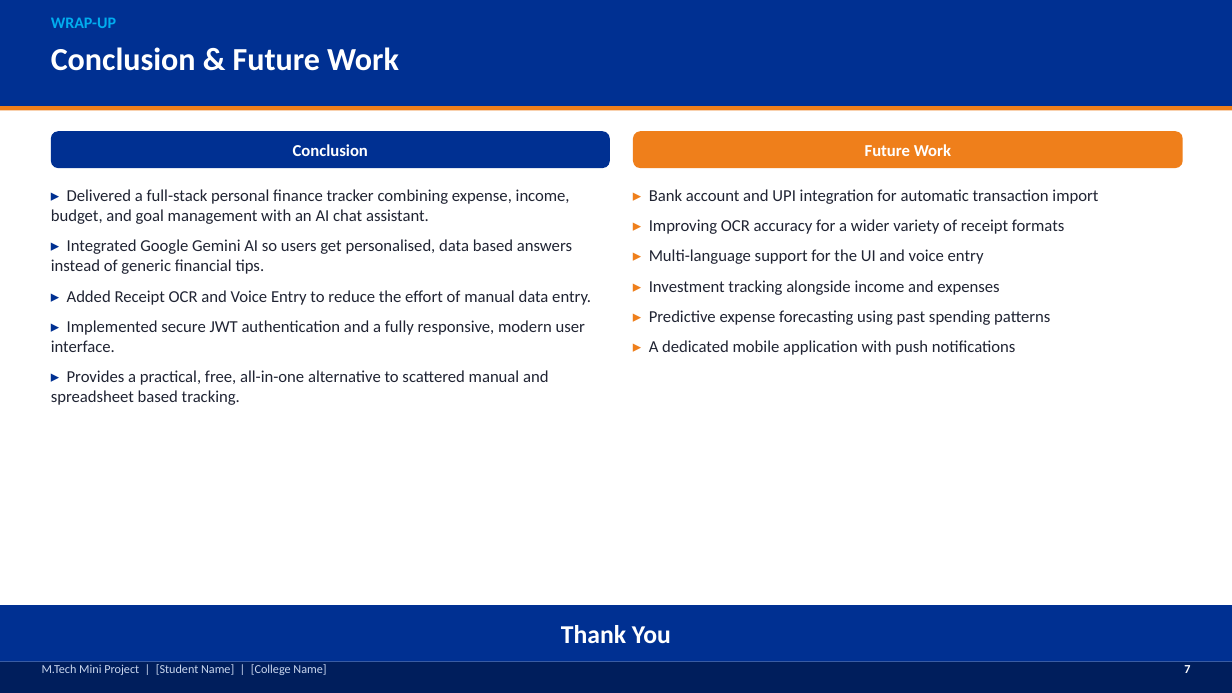
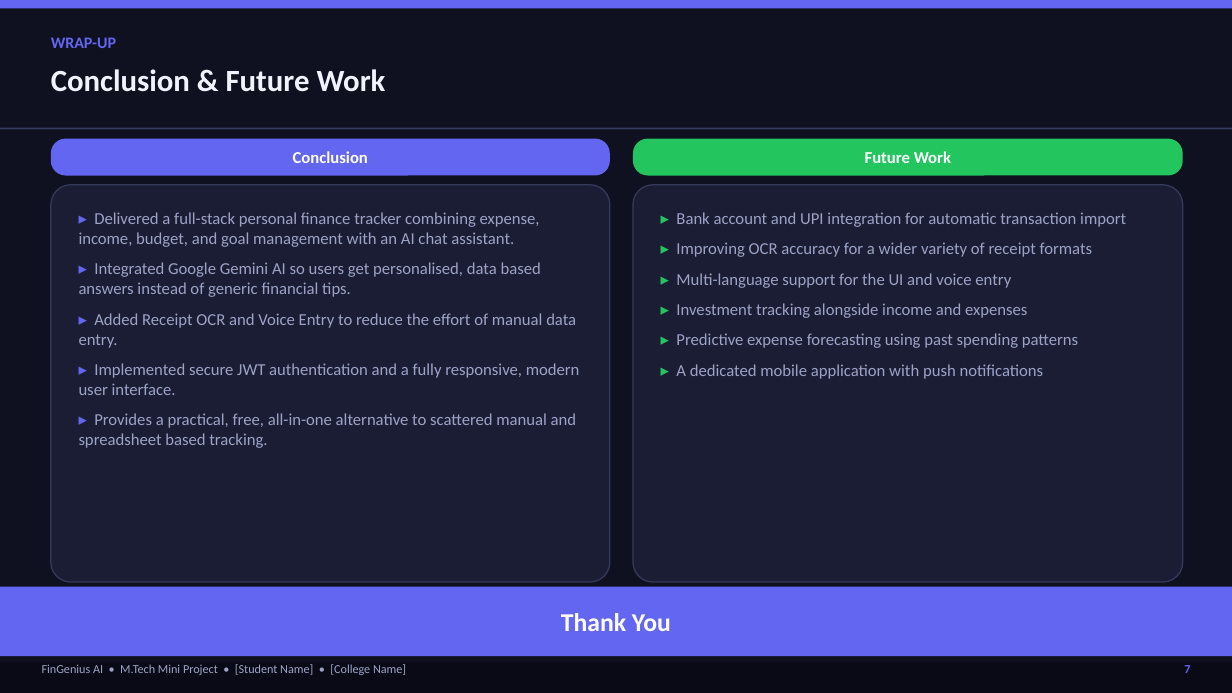
Before and after one commit to seshapriyan44/summa2, a slide deck: slide 8 of FinGenius_AI_Seminar_Presentation.pptx. Drawn at 1232x693 pixels with LibreOffice and Linux fonts; fonts in the diff are those of the drawing. Boxes give left, top, right and bottom in pixels: in the first picture for what was removed or moved away, otherwise in the second. Text is boxed around its words. In the diff, an @@ line names an element or a change of style, - is before the commit and + after.

```diff
--- a/FinGenius_AI_Seminar_Presentation.pptx
+++ b/FinGenius_AI_Seminar_Presentation.pptx
@@ rectangle: place and size @@
-rectangle at [0,106,1232,110]
+rectangle at [0,0,1232,8]
@@ rectangle at [0,0,1232,8]: fill #EF7F1B to #6366F1 @@
@@ rectangle: place and size @@
-rectangle at [0,0,1232,106]
+rectangle at [0,0,1232,693]
@@ rectangle at [0,0,1232,693]: fill #003092 to #0F1120 @@
@@ text "WRAP-UP": place and size @@
-text "WRAP-UP" at [51,17,116,28]
+text "WRAP-UP" at [51,37,116,48]
@@ text "WRAP-UP" at [51,37,116,48]: text colour #01ADEF to #6366F1 @@
@@ text "Conclusion & Future Work": place and size @@
-text "Conclusion & Future Work" at [51,47,399,71]
+text "Conclusion & Future Work" at [51,69,386,92]
@@ text "Conclusion & Future Work" at [51,69,386,92]: size 25 to 24 pt, text colour #FFFFFF to #F1F3FF @@
@@ rectangle added at [0,128,1232,129], fill #353A5C @@
@@ rounded rectangle "Conclusion": place and size @@
-rounded rectangle "Conclusion" at [51,131,610,168]
+rounded rectangle "Conclusion" at [51,139,610,176]
@@ rounded rectangle "Conclusion" at [51,139,610,176]: fill #003092 to #6366F1; proportions changed @@
@@ rounded rectangle "Future Work": place and size @@
-rounded rectangle "Future Work" at [633,131,1183,168]
+rounded rectangle "Future Work" at [633,139,1183,176]
@@ rounded rectangle "Future Work" at [633,139,1183,176]: fill #EF7F1B to #22C55E; proportions changed @@
@@ rounded rectangle added at [51,185,610,582], fill #1A1D33, outline #353A5C 1 pt @@
@@ text "▸ Delivered a full-stack personal ...": place and size @@
-text "▸ Delivered a full-stack personal ..." at [51,189,591,405]
+text "▸ Delivered a full-stack personal ..." at [79,212,580,448]
@@ text "▸ Delivered a full-stack personal ..." at [79,212,580,448]: text colour #003092 to #6366F1 in "▸", "▸", "▸", "▸" and 1 more places; text colour #202433 to #9CA3C7 @@
@@ rounded rectangle added at [633,185,1183,582], fill #1A1D33, outline #353A5C 1 pt @@
@@ text "▸ Bank account and UPI ...": place and size @@
-text "▸ Bank account and UPI ..." at [649,189,1098,355]
+text "▸ Bank account and UPI ..." at [676,212,1126,379]
@@ text "▸ Bank account and UPI ..." at [676,212,1126,379]: text colour #EF7F1B to #22C55E in "▸", "▸", "▸", "▸" and 2 more places; text colour #202433 to #9CA3C7 @@
@@ text "Thank You": place and size @@
-text "Thank You" at [561,625,671,644]
+text "Thank You" at [561,613,671,631]
@@ rectangle: place and size @@
-rectangle at [0,605,1232,662]
+rectangle at [0,587,1232,656]
@@ rectangle at [0,587,1232,656]: fill #003092 to #6366F1 @@
@@ rectangle at [0,662,1232,693]: fill #001E5C to #090A16 @@
@@ text at [42,664,406,675]: text changed; text colour #C9D6EE to #9CA3C7 @@
-M.Tech Mini Project | [Student Name] | [College Name]
+FinGenius AI • M.Tech Mini Project • [Student Name] • [College Name]
@@ text "7" at [1184,665,1190,673]: text colour #FFFFFF to #6366F1 @@
```
Also in this commit, not shown: 7 other slides changed, 1 other file.
